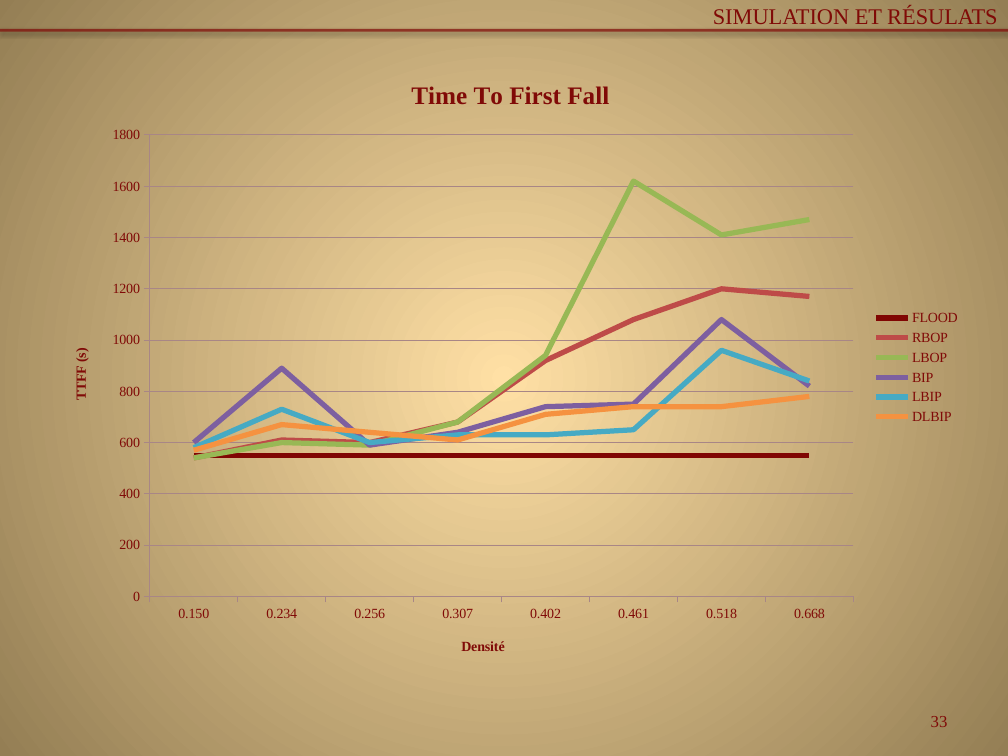
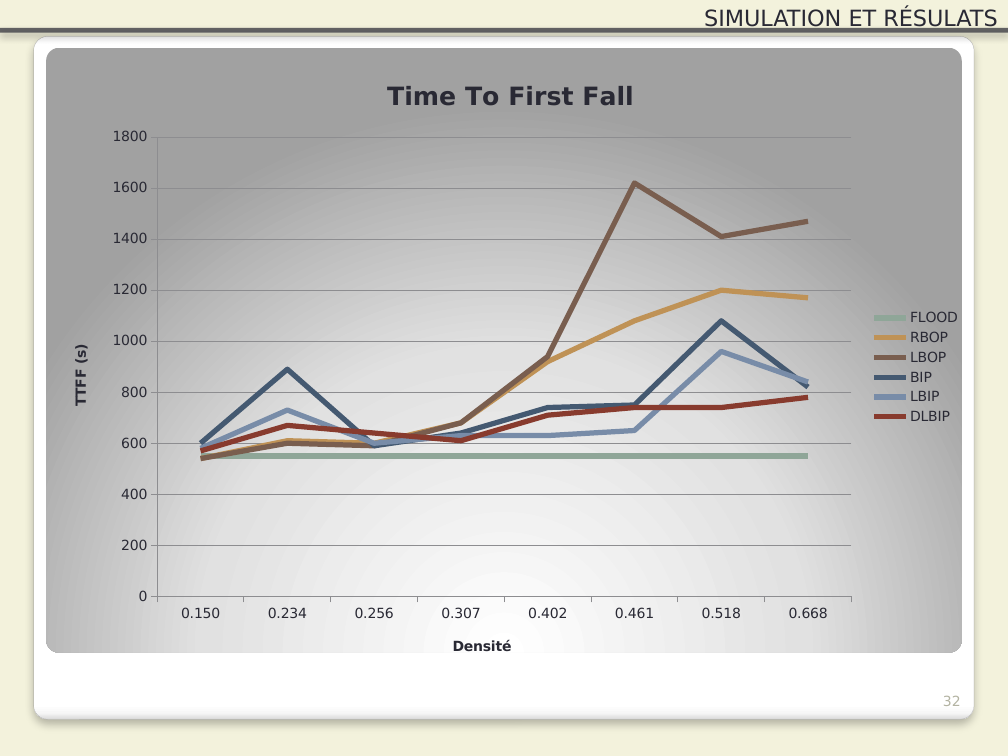
Before and after one commit to Patre/Energy-saving-in-sensors--networks, a slide deck: slide 32 of Redaction/Presentation/pres.pptx (slide 33 before the commit). Drawn at 1008x756 pixels with LibreOffice and Linux fonts; fonts in the diff are those of the drawing. Boxes give left, top, right and bottom in pixels: in the first picture for what was removed or moved away, otherwise in the second. Text is boxed around its words. In the diff, an @@ line names an element or a change of style, - is before the commit and + after.

```diff
--- a/Redaction/Presentation/pres.pptx
+++ b/Redaction/Presentation/pres.pptx
@@ background gradient #FFDFA6 to #957E54 to #F3F2DC @@
@@ text "SIMULATION ET RÉSULATS" at (704, 9, 997, 32): font Times New Roman to DejaVu Sans, text colour #800A07 to #292934 @@
@@ line (0, 30) - (1008, 30): stroke #800A07 2 pt to #292934 3.35 pt @@
@@ rounded rectangle added at (33, 36, 974, 720), fill gradient #FFFFFF to #F7F7F7 to #DADADA, outline #A4A4A4 0.16 pt @@
@@ rounded rectangle added at (46, 47, 962, 652), fill gradient #FFFFFF to #E1E1E1 to #A2A2A2 @@
@@ line chart at (50, 59, 971, 675) @@
-categories: 0.14974, 0.234167, 0.256198, 0.307051, 0.402146, 0.461001, 0.517949, 0.667556
+categories: 0.14974000000000001, 0.23416699999999999, 0.25619799999999998, 0.30705100000000002, 0.402146, 0.46100099999999999, 0.51794899999999999, 0.66755600000000004
@@ colour of FLOOD #800A07 to #93A299 @@
@@ colour of RBOP #C0504D to #AD8F67 @@
@@ colour of LBOP #9BBB59 to #726056 @@
@@ colour of BIP #8064A2 to #4C5A6A @@
@@ colour of LBIP #4BACC6 to #808DA0 @@
@@ colour of DLBIP #F79646 to #79463D @@
@@ lettering changed @@
@@ page number removed at (931, 716, 948, 727) @@
-33
@@ page number added at (943, 696, 961, 706), 10 pt, text #B4B3A3 @@
+32
```
Also in this commit, not shown: 35 other slides changed, 1 slide removed.
